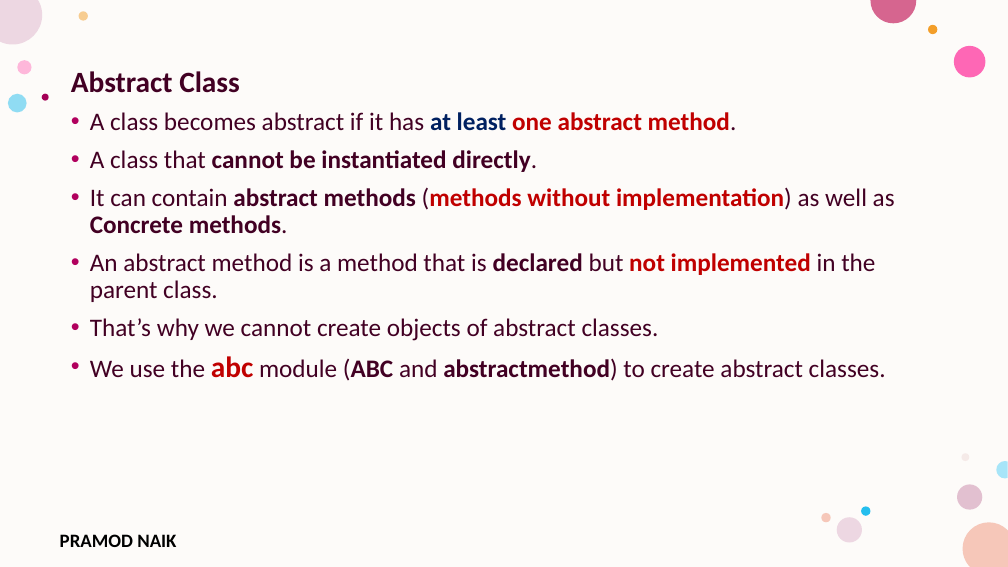
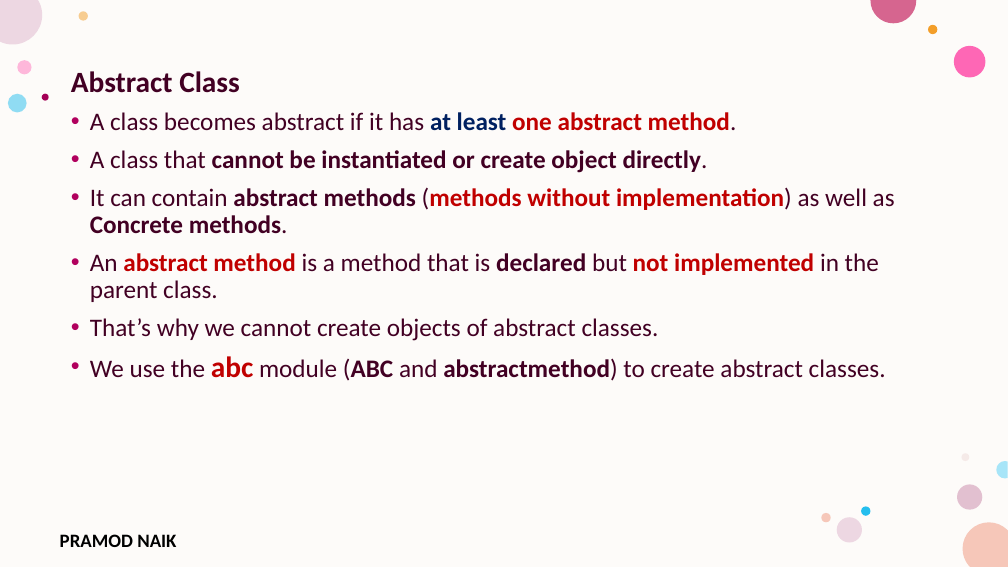
Before and after one commit to PRAMODNAIK-DEV/Backend-Dev-using-Python-FastAPI, a slide deck: slide 48 of Python Fundamentals/Collections and Classes.pptx (slide 47 before the commit). Drawn at 1008x567 pixels with LibreOffice and Linux fonts; fonts in the diff are those of the drawing; background and template pictures are left out. Boxes give left, top, right and bottom in pixels: in the first picture for what was removed or moved away, otherwise in the second. Text is boxed around its words. In the diff, an @@ line names an element or a change of style, - is before the commit and + after.

```diff
--- a/Python Fundamentals/Collections and Classes.pptx
+++ b/Python Fundamentals/Collections and Classes.pptx
@@ text at bbox=[90, 150, 708, 173]: text changed @@
-• A class that cannot be instantiated directly.
+• A class that cannot be instantiated or create object directly.
@@ text at bbox=[90, 253, 879, 302]: text colour #420023 to #C00000, bold on in "abstract method" @@
```
Also in this commit, not shown: 7 other slides changed, 1 slide added, 1 slide removed, 4 other files.
